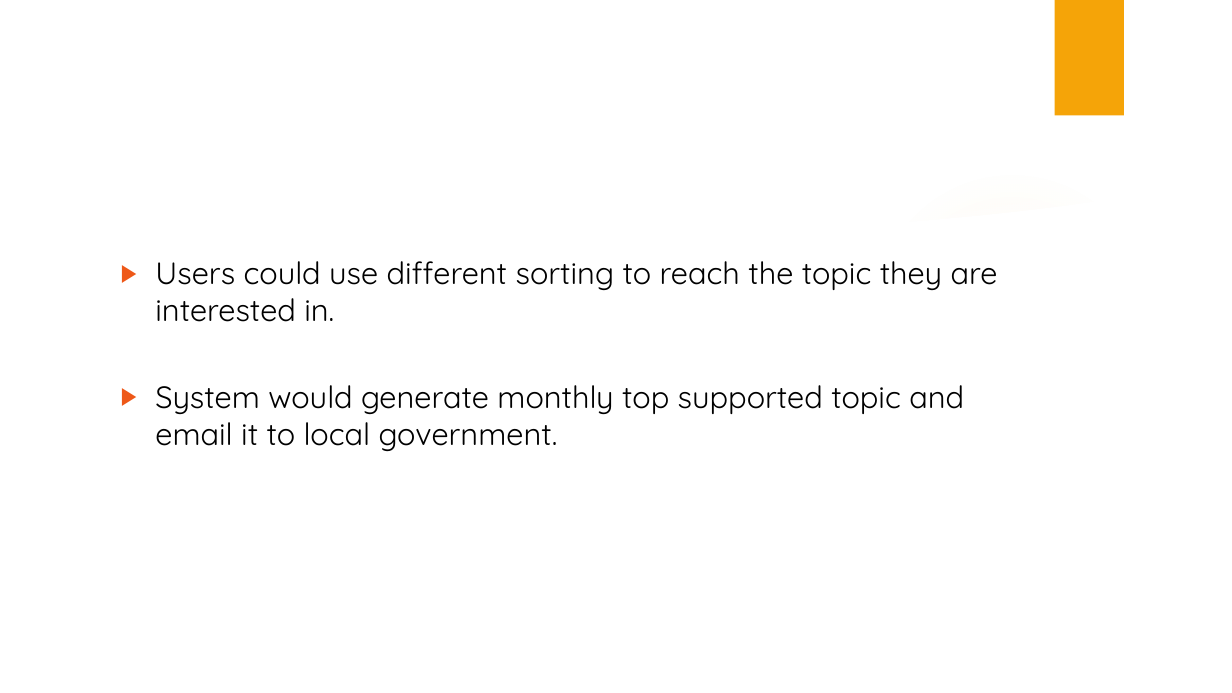
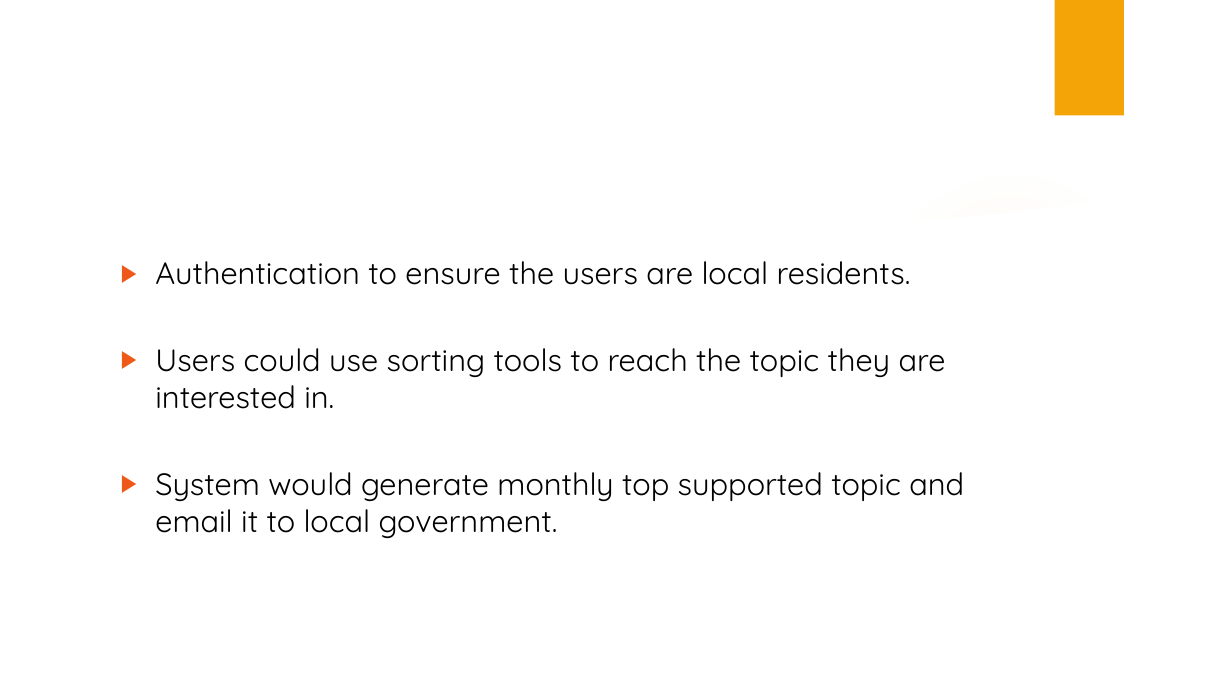
Before and after one commit to BarbaraHernandez/localvote, a slide deck: slide 7 of local-vote-ppt.pptx. Drawn at 1232x693 pixels with LibreOffice and Linux fonts; fonts in the diff are those of the drawing; background and template pictures are left out. Boxes give left, top, right and bottom in pixels: in the first picture for what was removed or moved away, otherwise in the second. Text is boxed around its words. In the diff, an @@ line names an element or a change of style, - is before the commit and + after.

```diff
--- a/local-vote-ppt.pptx
+++ b/local-vote-ppt.pptx
@@ text at (155,261,946,409): text changed @@
-▶ Users could use different sorting to reach the topic they are interested in.
+▶ Authentication to ensure the users are local residents.
+▶ Users could use sorting tools to reach the topic they are interested in.
```
Also in this commit, not shown: 2 other slides changed, 2 other files.
